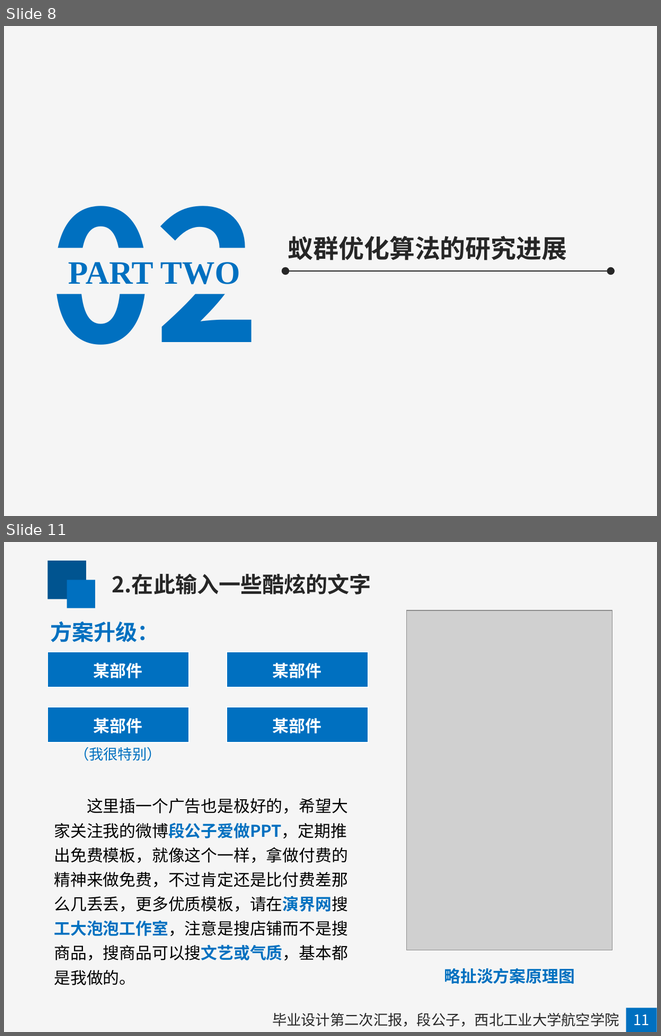
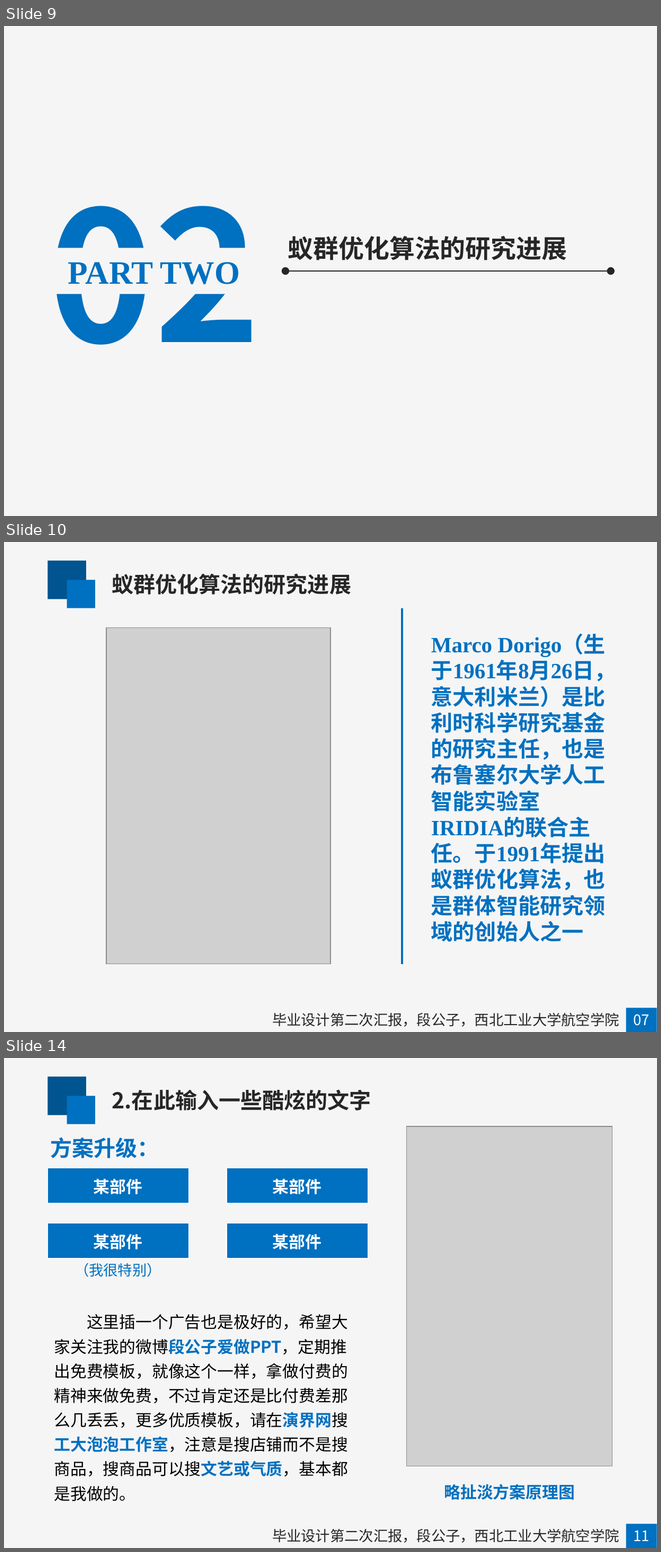
Before and after one commit to mapengfei-nwpu/ant, a slide deck: 蚁群优化算法.pptx. Shown one above the other, each under a label of ours: slides 8 and 11 before the commit, slides 9, 10 and 14 after it; the slides between them are not shown. The pictures are 661x1036 and 661x1552 pixels, drawn with LibreOffice and Linux fonts; fonts in the diff are those of the drawing; grey boxes stand for pictures. Boxes give left, top, right and bottom in pixels: in the first picture for what was removed or moved away, otherwise in the second. Text is boxed around its words. In the diff, an @@ line names an element or a change of style, - is before the commit and + after.

```diff
--- a/蚁群优化算法.pptx
+++ b/蚁群优化算法.pptx
@@ slide 10 added at bbox=[4, 542, 657, 1032], background #F5F5F5 @@
@@ rectangle added at bbox=[48, 561, 86, 599], fill #005490 @@
@@ text added at bbox=[112, 573, 351, 594], 24 pt, text #262626, bold @@
+蚁群优化算法的研究进展
@@ rectangle added at bbox=[67, 580, 95, 608], fill #0070C0 @@
@@ line added from (403, 608) to (403, 964), #0070C0 2 pt @@
@@ picture added at bbox=[106, 627, 330, 964] @@
@@ text added at bbox=[431, 635, 616, 942], 24 pt, text #0070C0, bold @@
+Marco Dorigo（生于1961年8月26日，意大利米兰）是比利时科学研究基金的研究主任，也是布鲁塞尔大学人工智能实验室IRIDIA的联合主任。于1991年提出蚁群优化算法，也是群体智能研究领域的创始人之一
@@ text added at bbox=[272, 1013, 619, 1026], 16 pt, text #262626 @@
+毕业设计第二次汇报，段公子，西北工业大学航空学院
@@ rectangle added at bbox=[626, 1007, 657, 1032], fill #0070C0 @@
@@ text added at bbox=[633, 1014, 649, 1025], 16 pt, text #FFFFFF @@
+07
@@ what was slide 8 is now slide 9 @@
@@ what was slide 11 is now slide 14 @@
```
Also in this commit, not shown: 5 slides changed, 3 other slides added, 2 slides removed.
